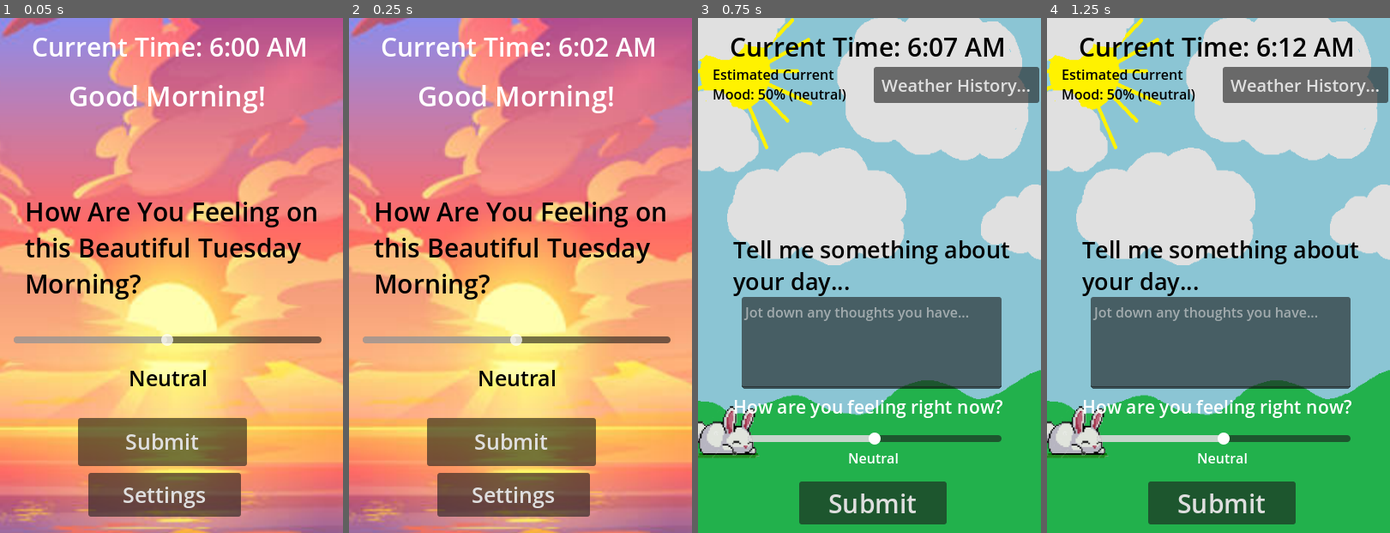
Above: before the commit, frames 1-4 (left to right).
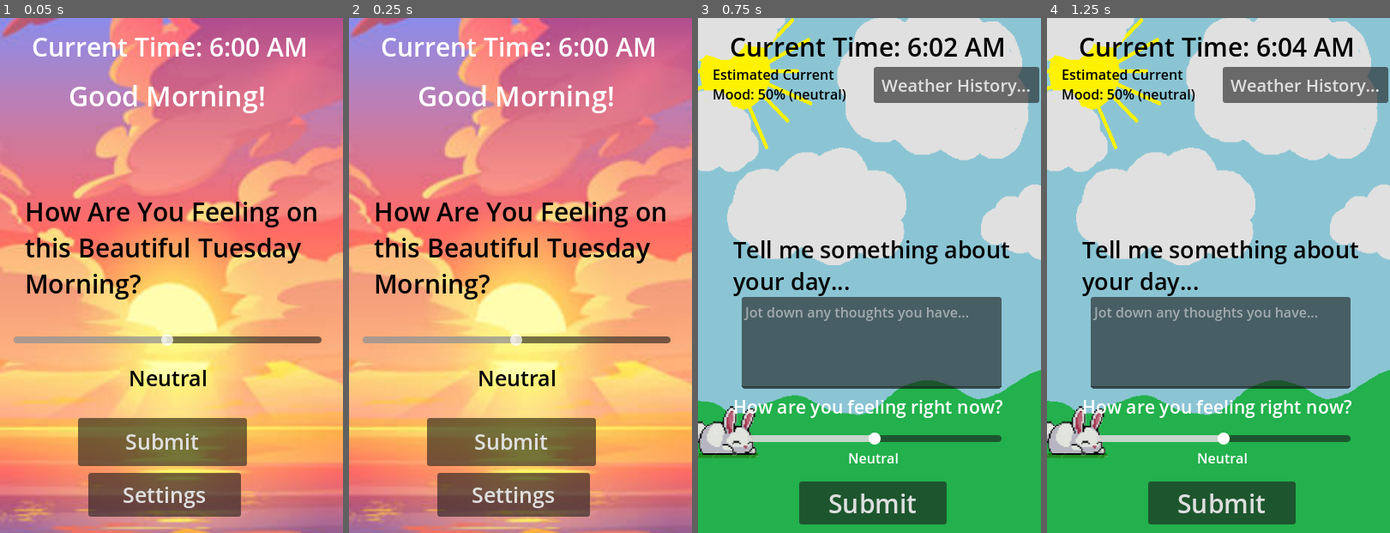
Above: after the commit, the same moments.

Repository: chisatonishikigi479/Hack-Washu-Project-2025-Repo-v2
Game: Godot game, scene res://WakeUpScreen.tscn
Two runs of this game, one before a commit and one after it. Both use one fixed random seed, a clock stepped at 60 frames per second and the inputs below.
Inputs:
- Up to frame 1 (0.05 s): no input
- Up to frame 2 (0.25 s): no input
- Up to frame 3 (0.75 s): click "Submit" at 0.5 s
- Up to frame 4 (1.25 s): no input

Frame 1 is identical in both runs. In frame 2, less than 0.1% of the frame differs, in the area x 71-76%, y 3-8%; in frame 3, less than 0.1%; in frame 4, 0.2%, in the area x 67-76%, y 3-8%.

Commit message:
awrgawrgawrgawrg

Diff:
--- a/global_data.gd
+++ b/global_data.gd
@@ -16,7 +16,7 @@
 var cooldownstartedbool = false
 var cooldownminutes = 30.0
 
-@export var customSpeedMultiplier = 600.0 #change to 1.0 later
+@export var customSpeedMultiplier = 200.0 #change to 1.0 later
 
 func _ready():
 	prompt_responses_during_day.append("") #0-index prompt is automatically empty bc the app doesn't ask how you're feeling on the title screen
Not shown, added: export_presets.cfg
Not shown, added: MoodForecast.console.exe
Not shown, added: MoodForecast.exe
Not shown, added: MoodForecast.pck
